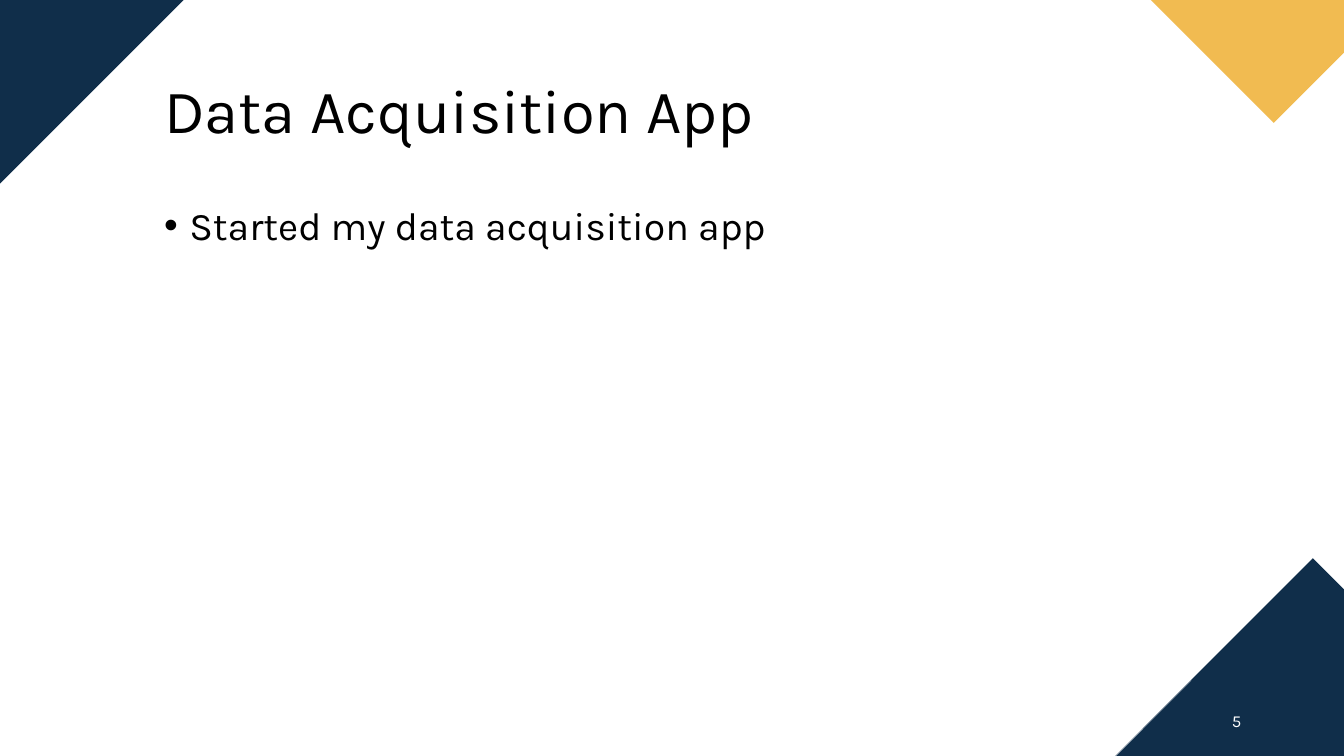
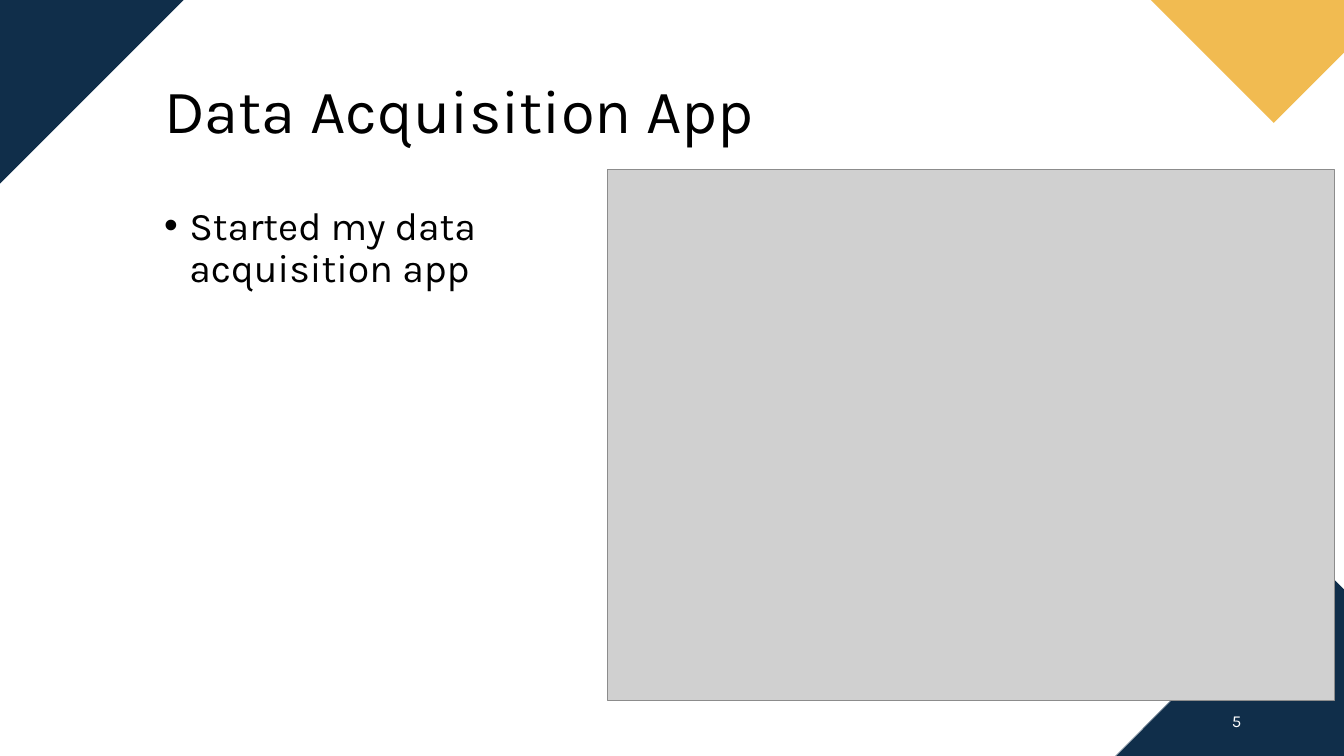
Before and after one commit to OLBER54/UHDEMG, a slide deck: slide 5 of Presentations/Progess Meetings/2026-11-06.pptx. Drawn at 1344x756 pixels with LibreOffice and Linux fonts; fonts in the diff are those of the drawing; grey boxes stand for pictures; background and template pictures are left out. Boxes give left, top, right and bottom in pixels: in the first picture for what was removed or moved away, otherwise in the second. Text is boxed around its words. In the diff, an @@ line names an element or a change of style, - is before the commit and + after.

```diff
--- a/Presentations/Progess Meetings/2026-11-06.pptx
+++ b/Presentations/Progess Meetings/2026-11-06.pptx
@@ picture added at [608, 169, 1335, 701] @@
@@ text "Started my data acquisition app" rewrapped from [189, 213, 765, 250] to [189, 213, 476, 292] @@
```
Also in this commit, not shown: 3 slides added.
